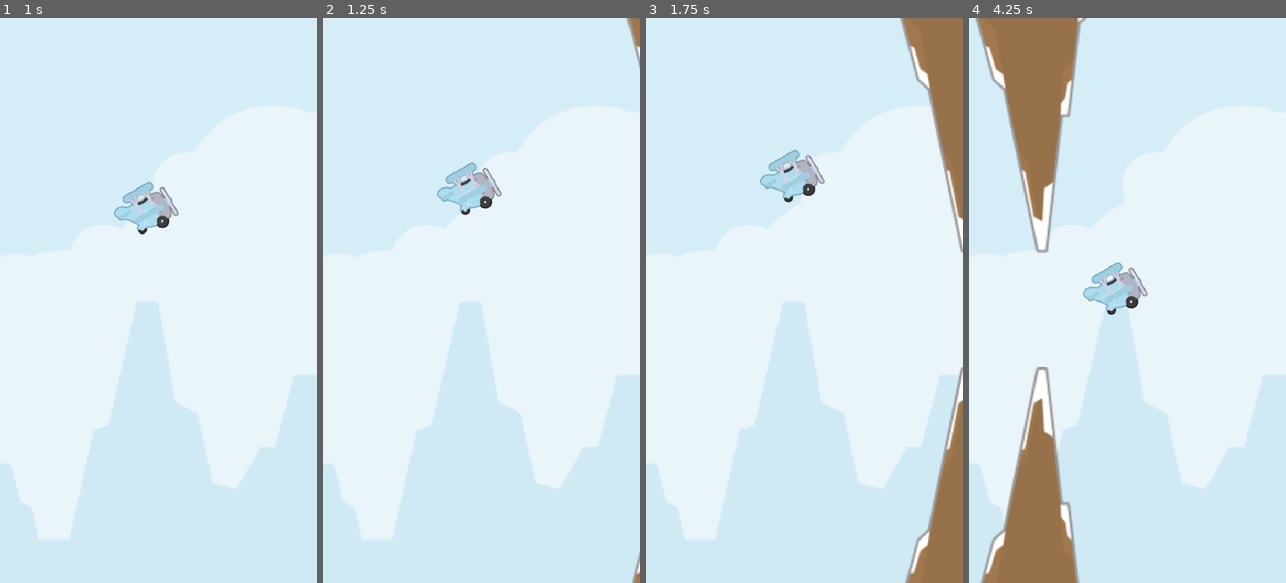
Above: before the commit, frames 1-4 (left to right).
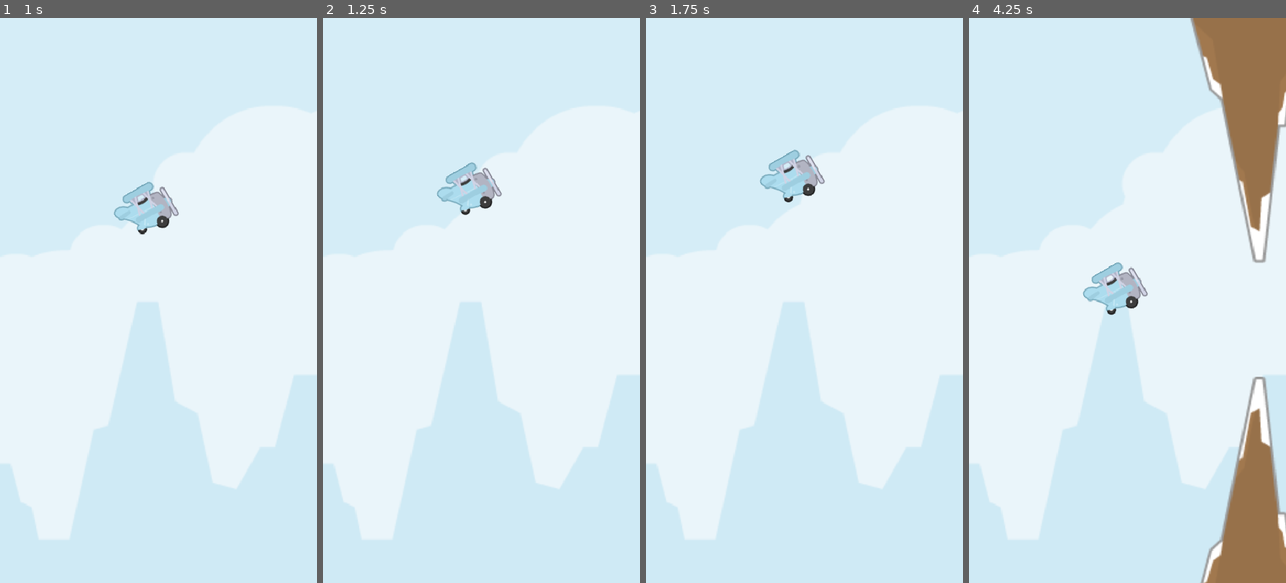
Above: after the commit, the same moments.

Repository: Thioalejo/flappybird
Game: Godot game, scene res://Scenes/main/main.tscn
Two runs of this game, one before a commit and one after it. Both use one fixed random seed, a clock stepped at 60 frames per second and the inputs below. Before the commit the project starts from res://Scene/main/main.tscn.
Inputs:
- Up to frame 1 (1 s): tap Enter at 0.5 s; tap Space (jump) at 0.77 s
- Up to frame 2 (1.25 s): no input
- Up to frame 3 (1.75 s): tap Space (jump) at 1.52 s
- Up to frame 4 (4.25 s): tap Space (jump) at 3.02, 3.77 s

Frame 1 is identical in both runs. In frame 2, 0.3% of the frame differs, in the area x 95-100%, y 0-100%; in frame 3, 7.0%; in frame 4, 25%, in the area x 2-100%, y 0-100%.

Commit message:
Se crea spawner de obtaculos

Diff:
--- a/Obstacle/obstacle.gd
+++ b/Scenes/Obstacle/obstacle.gd
@@ -10,3 +10,7 @@
 #Señal reutilizada para ostaculo top y botton
 func _on_area_body_entered(body: Node2D) -> void:
 	on_player_crashed.emit()
+
+
+func _on_visible_on_screen_notifier_2d_screen_exited() -> void:
+	queue_free()
--- a/Obstacle/obstacle.tscn
+++ b/Scenes/Obstacle/obstacle.tscn
@@ -1,6 +1,6 @@
 [gd_scene load_steps=4 format=3 uid="uid://b7x0dc704ev43"]
 
-[ext_resource type="Script" uid="uid://1p3xpyvbv0ya" path="res://Obstacle/obstacle.gd" id="1_0gd4u"]
+[ext_resource type="Script" uid="uid://1p3xpyvbv0ya" path="res://Scenes/Obstacle/obstacle.gd" id="1_0gd4u"]
 [ext_resource type="Texture2D" uid="uid://cqejf74ebsjqx" path="res://Assets/Sprites/rockSnowDown.png" id="1_af075"]
 [ext_resource type="Texture2D" uid="uid://dtfi2ha7ihubr" path="res://Assets/Sprites/rockSnow.png" id="2_0gd4u"]
 
@@ -26,5 +26,10 @@
 [node name="CollisionPolygon2D" type="CollisionPolygon2D" parent="BottonArea"]
 polygon = PackedVector2Array(9, -117, 15, -118, 54, 118, -54, 119)
 
+[node name="VisibleOnScreenNotifier2D" type="VisibleOnScreenNotifier2D" parent="."]
+position = Vector2(109.5, -90)
+scale = Vector2(1, 6.025)
+
 [connection signal="body_entered" from="TopArea" to="." method="_on_area_body_entered"]
 [connection signal="body_entered" from="BottonArea" to="." method="_on_area_body_entered"]
+[connection signal="screen_exited" from="VisibleOnScreenNotifier2D" to="." method="_on_visible_on_screen_notifier_2d_screen_exited"]
--- a/Scene/Player/player.tscn
+++ b/Scenes/Player/player.tscn
@@ -1,6 +1,6 @@
 [gd_scene load_steps=7 format=3 uid="uid://bt6e1unmmq4vq"]
 
-[ext_resource type="Script" uid="uid://fuvvw53b46ye" path="res://Scene/Player/player.gd" id="1_g0r71"]
+[ext_resource type="Script" uid="uid://fuvvw53b46ye" path="res://Scenes/Player/player.gd" id="1_g0r71"]
 [ext_resource type="Texture2D" uid="uid://bvntpsok5a8x5" path="res://Assets/Sprites/Planes/planeBlue1.png" id="1_uuj77"]
 [ext_resource type="Texture2D" uid="uid://bokghwlyvels1" path="res://Assets/Sprites/Planes/planeBlue2.png" id="2_g0r71"]
 [ext_resource type="Texture2D" uid="uid://087voyngu1by" path="res://Assets/Sprites/Planes/planeBlue3.png" id="3_88wa8"]
--- /dev/null
+++ b/Scenes/extra/spawner.gd
@@ -0,0 +1,23 @@
+extends Node
+class_name Spawner
+
+const OBSTACLE_SCENE = preload("res://Scenes/Obstacle/obstacle.tscn")
+@onready var timer: Timer = $Timer
+
+func spawn_obstacle() -> void:
+	var obs_instance = OBSTACLE_SCENE.instantiate()
+
+	#referencia de viewport para trar ostaculos fuera de la pantalla
+	var viewport: Viewport = get_viewport()
+	#para posicionar ostaculo 150 puntos fuera de la pantalla
+	obs_instance.position.x = viewport.get_visible_rect().end.x + 150
+
+	#Instancia de cada ostaculo de manera en random
+	#Devulve la posicion central del eje Y
+	var half_height = viewport.size.y /2
+	obs_instance.position.y = randf_range(half_height + 240, half_height - 50)
+
+	add_child(obs_instance)
+
+func _on_timer_timeout() -> void:
+	spawn_obstacle()
--- /dev/null
+++ b/Scenes/extra/spawner.tscn
@@ -0,0 +1,11 @@
+[gd_scene load_steps=2 format=3 uid="uid://0p74hchpvfvs"]
+
+[ext_resource type="Script" uid="uid://h2xrdi3rw7fu" path="res://Scenes/extra/spawner.gd" id="1_4r7gu"]
+
+[node name="Spawner" type="Node"]
+script = ExtResource("1_4r7gu")
+
+[node name="Timer" type="Timer" parent="."]
+wait_time = 2.0
+
+[connection signal="timeout" from="Timer" to="." method="_on_timer_timeout"]
--- a/Scene/main/main.gd
+++ b/Scenes/main/main.gd
@@ -1,9 +1,10 @@
 extends Node2D
 
+@onready var spawner: Spawner = $Spawner
 
 
 func _on_player_on_game_started() -> void:
-	print("Funciona")
+	spawner.timer.start()
 
 
 func _on_obstacle_on_player_crashed() -> void:
--- a/Scene/main/main.tscn
+++ b/Scenes/main/main.tscn
@@ -1,9 +1,9 @@
 [gd_scene load_steps=5 format=3 uid="uid://xen1e6wtuwdj"]
 
-[ext_resource type="Script" uid="uid://24tecyni4vfc" path="res://Scene/main/main.gd" id="1_dwohs"]
+[ext_resource type="Script" uid="uid://24tecyni4vfc" path="res://Scenes/main/main.gd" id="1_dwohs"]
 [ext_resource type="Texture2D" uid="uid://duiy5x8u0hr7r" path="res://Assets/background.png" id="1_up8sa"]
-[ext_resource type="PackedScene" uid="uid://bt6e1unmmq4vq" path="res://Scene/Player/player.tscn" id="2_30dud"]
-[ext_resource type="PackedScene" uid="uid://b7x0dc704ev43" path="res://Obstacle/obstacle.tscn" id="4_yhpoe"]
+[ext_resource type="PackedScene" uid="uid://bt6e1unmmq4vq" path="res://Scenes/Player/player.tscn" id="2_30dud"]
+[ext_resource type="PackedScene" uid="uid://0p74hchpvfvs" path="res://Scenes/extra/spawner.tscn" id="4_wcurd"]
 
 [node name="Main" type="Node2D"]
 script = ExtResource("1_dwohs")
@@ -17,8 +17,6 @@
 [node name="Player" parent="." instance=ExtResource("2_30dud")]
 position = Vector2(220, 358)
 
-[node name="Obstacle" parent="." instance=ExtResource("4_yhpoe")]
-position = Vector2(721, 616)
+[node name="Spawner" parent="." instance=ExtResource("4_wcurd")]
 
 [connection signal="on_game_started" from="Player" to="." method="_on_player_on_game_started"]
-[connection signal="on_player_crashed" from="Obstacle" to="." method="_on_obstacle_on_player_crashed"]
Renamed: Obstacle/obstacle.gd.uid -> Scenes/Obstacle/obstacle.gd.uid
Renamed: Scene/Player/player.gd -> Scenes/Player/player.gd
Renamed: Scene/Player/player.gd.uid -> Scenes/Player/player.gd.uid
Not shown, added: Scenes/extra/spawner.gd.uid
Renamed: Scene/main/main.gd.uid -> Scenes/main/main.gd.uid
